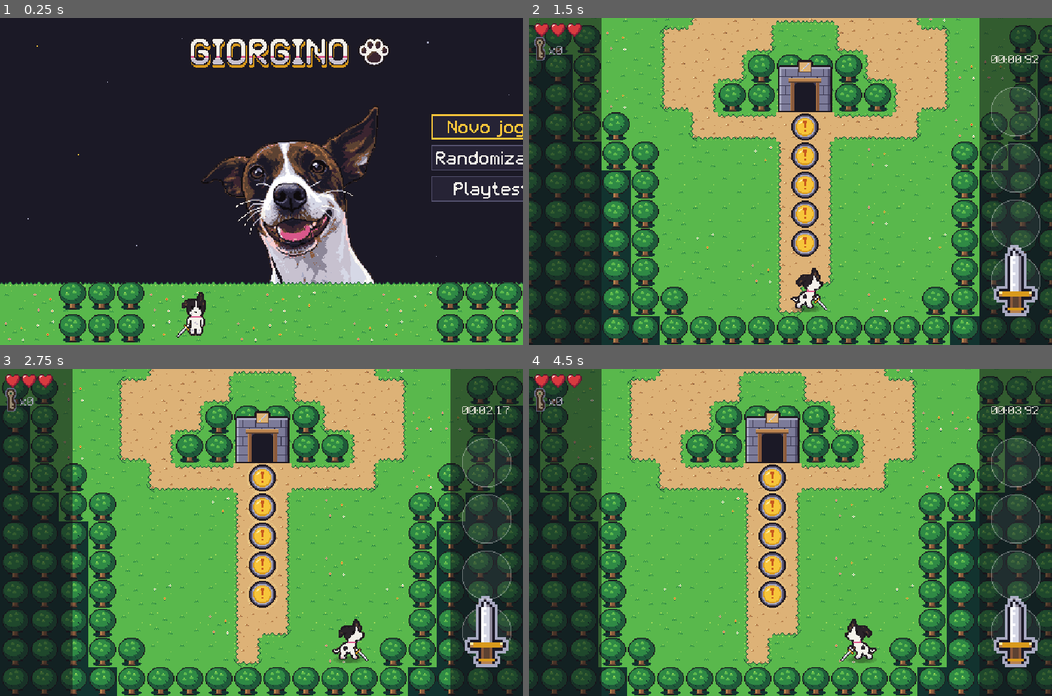
Above: before the commit, frames 1-4 (two rows, left to right).
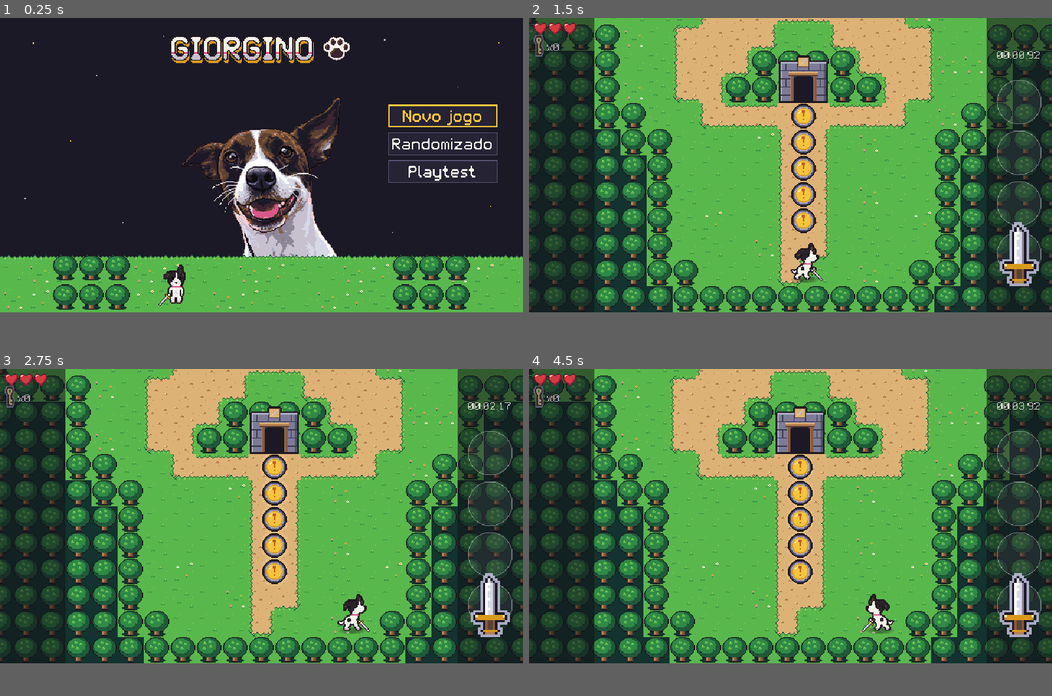
Above: after the commit, the same moments.

Repository: marcelozorza/Alttp2
Game: Godot game, scene res://ui/title_screen.tscn
The game is run twice, just before and just after one commit, with the same random seed, the same clock (stepped at 60 frames per second) and the same inputs.
Inputs (mouse positions are in pixels of both pictures, inside the frame that each line leads up to):
- Up to frame 1 (0.25 s): no input
- Up to frame 2 (1.5 s): click "Novo jogo" at 0.5 s; tap Enter (ui_accept) at 1.25 s; move the mouse to (905, 165) at 1.27 s; hold D (move_right) from 1.28 s (still down); hold J (attack) from 1.28 s (still down); click (905, 165) at 1.42 s
- Up to frame 3 (2.75 s): tap Space (jump) at 1.52 s; release D (move_right) at 2 s; release J (attack) at 2 s; drag from (156, 548) to (271, 594) at 2.02 s
- Up to frame 4 (4.5 s): move the mouse to (842, 460) at 2.77 s; hold D (move_right) 2.78-3.5 s; tap L (use_bomb) at 2.85 s; drag from (764, 597) to (774, 476) at 3.52 s; move the mouse to (947, 581) at 4.27 s; hold A (move_left) from 4.28 s (still down); hold J (attack) from 4.28 s (still down)
In our replay, the window is 800x500 before the commit and 800x450 after it. These sizes can differ from the game's own. Grey fills any space a smaller window leaves; there, only what the larger window draws over its background counts as a difference.

The runs differ from the first frame. In frame 1, 26% of the frame differs, in the area x 0-100%, y 5-100%; in frame 2, 46%; in frame 3, 51%; in frame 4, 54%, in the area x 0-100%, y 0-100%.

Commit message:
Celular: volta ao quadro fixo de 16:9 com barras pretas e limite de 60 quadros
Na tela cheia o celular de Marcelo ficou pesado.

Co-Authored-By: Claude Opus 5.5 <noreply@anthropic.com>
Claude-Session: https://claude.ai/code/session_016s7New3mBxyjumocdfjZd3

Diff:
--- a/project.godot
+++ b/project.godot
@@ -16,6 +16,7 @@
 config/features=PackedStringArray("4.7", "GL Compatibility")
 config/icon="res://icon.svg"
 config/quit_on_go_back=false
+run/max_fps=60
 
 [autoload]
 
@@ -26,12 +27,12 @@
 
 [display]
 
-window/size/viewport_width=576
+window/size/viewport_width=640
 window/size/viewport_height=360
 window/size/window_width_override=1280
 window/size/window_height_override=720
 window/stretch/mode="viewport"
-window/stretch/aspect="expand"
+window/stretch/aspect="keep"
 window/stretch/scale_mode="integer"
 window/handheld/orientation=4
 
--- a/ui/hud_layout.gd
+++ b/ui/hud_layout.gd
@@ -1,10 +1,7 @@
 class_name HudLayout
 ## Onde cada peça do HUD e dos controles de toque fica, nas faixas dos lados
-## do quadro de jogo (GameView), pela largura da tela. O jogo ocupa a tela
-## inteira e as faixas ficam por cima dele, meio transparentes. Num celular
-## deitado de 1080 linhas a tela tem 800x360 e cada faixa tem 112 pixels. Numa
-## tela mais estreita (16:9 do computador, tablet 4:3) a faixa fica com
-## MIN_SIDE e entra no quadro de jogo.
+## do quadro de jogo (GameView), por cima do jogo e meio transparentes. O
+## quadro é fixo em 640x360, então cada faixa tem MIN_SIDE pixels.
 ##
 ## Faixa esquerda: corações, chaves e minimapa no alto, direcional embaixo.
 ## Faixa direita: mapa e pausa no alto, o tempo, e a coluna dos quatro botões.
--- a/util/game_view.gd
+++ b/util/game_view.gd
@@ -1,11 +1,11 @@
 class_name GameView
-## Área de jogo da versão de celular (decisão de Marcelo em 2026-11-14): um
-## quadro de 576x360 no meio da tela. Começou em 4:3 (480x360) e ficou 10%
-## mais largo de cada lado no mesmo dia, a pedido dele. O que sobra dos lados, num celular
-## deitado, são as faixas do HUD e dos controles (ui/hud_layout.gd). A câmera
-## conta só com este quadro, então a sala aparece inteira no meio, e as faixas
-## cobrem o que a tela larga mostraria além dele.
+## Área de jogo da versão de celular (decisões de Marcelo em 2026-11-14): um
+## quadro fixo de 640x360, 16:9. Começou em 4:3 (480x360), passou a 576x360 e
+## depois à tela cheia. Na tela cheia o celular dele ficou pesado, então o jogo
+## voltou ao 16:9 original e não estica mais: num celular mais largo sobram
+## barras pretas dos lados. O HUD e os controles ficam dentro do quadro, por
+## cima do jogo, em faixas meio transparentes (ui/hud_layout.gd).
 
 ## Tamanho do quadro de jogo, em pixels.
-const SIZE := Vector2(576.0, 360.0)
+const SIZE := Vector2(640.0, 360.0)
 const HALF := SIZE / 2.0
Not shown, changed: docs/design.md
